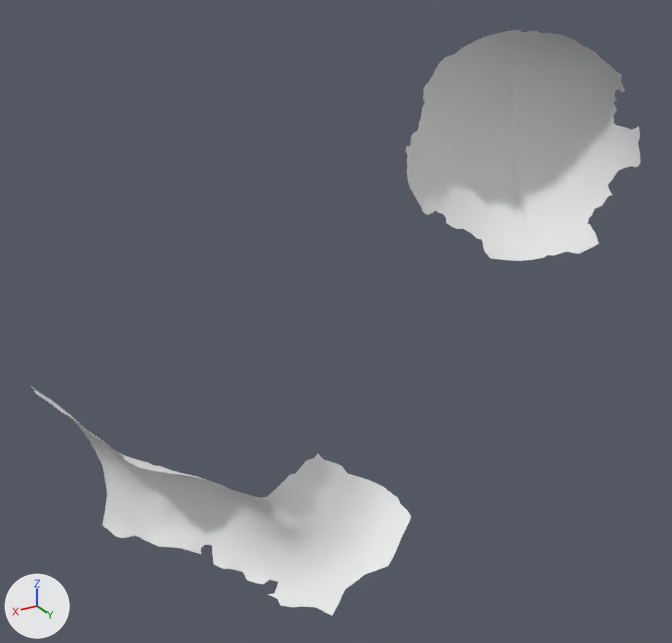
The OBJ model res/tangential2/LargeSphere_tangential_02.000057.obj, before and after one commit.
One viewpoint serves both versions: a 50 mm lens placed at (588.0, 224.0, 284.0), pointed at (151.0, -504.0, -80.0). Every picture has the same lights, and +X, +Y and +Z are marked at lower left. Where no turn or scale is listed for an object, it has been applied to the vertices.

Names of what the first picture shows: 'LargeSphere_tangential_02.000057'.
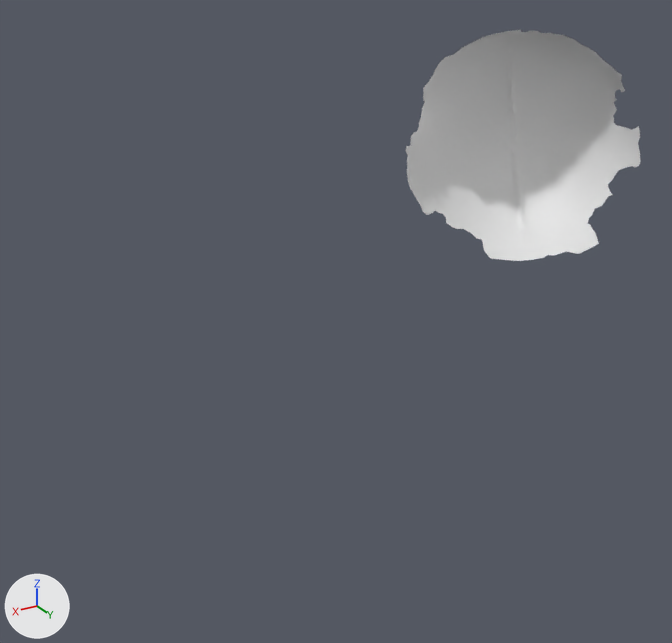
What differs and where, as boxes [x1, y1, x2, y2] in the pictures (672 x 643 px):
'LargeSphere_tangential_02.000057', reshaped (61% narrower, 60% shorter): before [31, 30, 640, 616]; after [406, 30, 640, 261]
part 1 of me_largesphere_tangential_02_000057, deleted: before [31, 386, 411, 616]

What the commit changed:
me_largesphere_tangential_02_000057 has 9979 vertices, 19709 faces and spans x -313.0..457.0, y -747.0..-234.0, z -189.0..166.0.
me_largesphere_tangential_02_000057 is used by ob_largesphere_tangential_02_000057; location (0.0, 0.0, 0.0).
me_largesphere_tangential_02_000057 no longer uses material mat_largesphere_tangential_02_000057 (white #e7e7e7).
me_largesphere_tangential_02_000057 part 1: the loose piece of 1297 vertices spanning x 235.0..457.0, y -508.0..-234.0, z -189.0..-52.0 is deleted.
